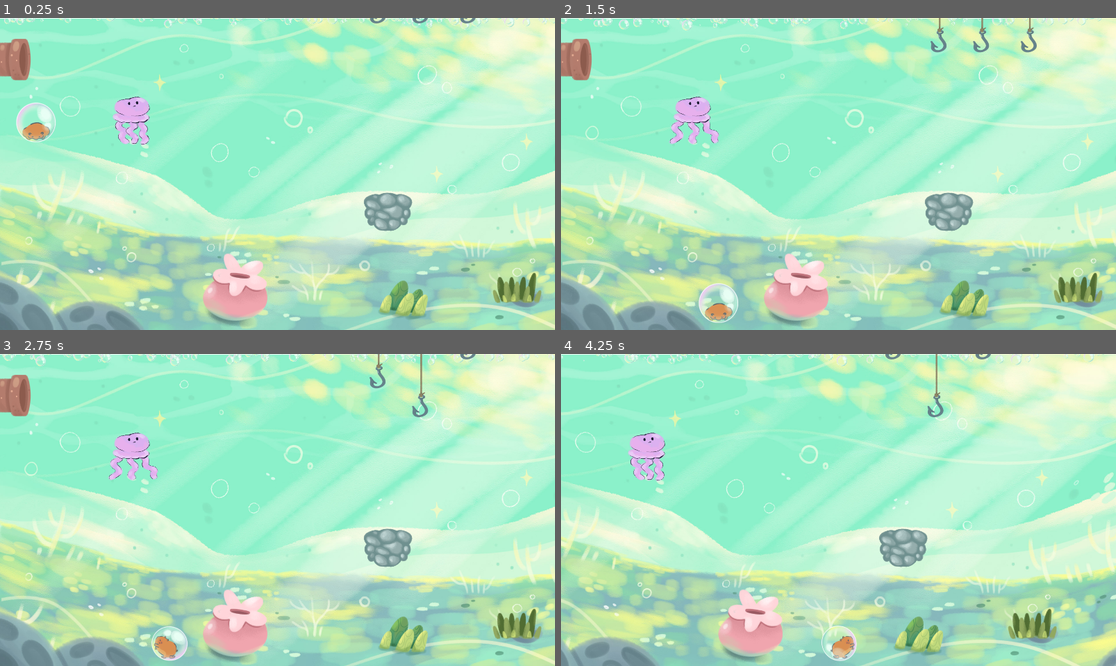
Above: before the commit, frames 1-4 (two rows, left to right).
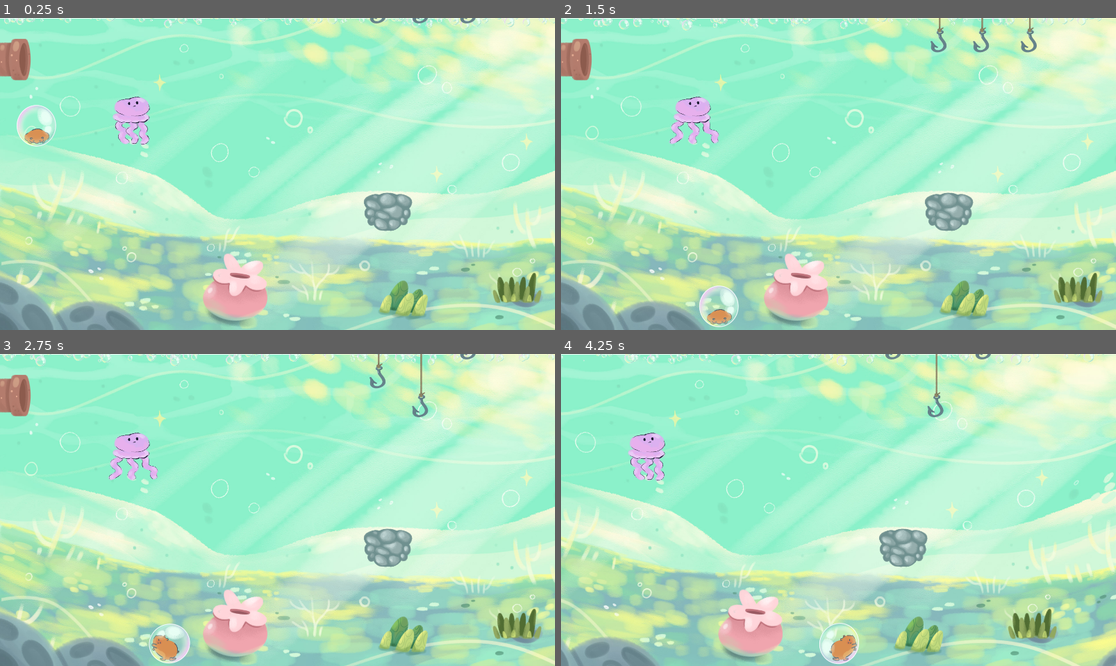
Above: after the commit, the same moments.

Repository: FedeAdra25/gamejam2025
Game: Godot game, scene res://levels/level_1.tscn
Two runs of this game, one before a commit and one after it. Both use one fixed random seed, a clock stepped at 60 frames per second and the inputs below. The engine's default icon, where the game draws it, is replaced by a stand-in: a white triangle on a blue panel in a dark square.
Inputs (mouse positions are in pixels of both pictures, inside the frame that each line leads up to):
- Up to frame 1 (0.25 s): no input
- Up to frame 2 (1.5 s): move the mouse to (960, 158) at 0.52 s; hold D (right) from 0.53 s (still down); click (960, 158) at 0.67 s; tap Space (jump) at 0.77 s; move the mouse to (727, 189) at 1.27 s
- Up to frame 3 (2.75 s): tap Space (jump) at 1.52 s; move the mouse to (333, 441) at 2.02 s; release D (right) at 2.03 s; hold A (left) from 2.03 s (still down)
- Up to frame 4 (4.25 s): move the mouse to (810, 572) at 2.77 s; release A (left) at 2.78 s; hold D (right) from 2.78 s (still down); click (810, 572) at 2.92 s; tap Space (jump) at 3.02, 3.77 s; move the mouse to (1005, 556) at 3.52 s

The runs differ from the first frame. In frame 1, 0.4% of the frame differs, in the area x 2-11%, y 26-42%; in frame 2, 0.4%; in frame 3, 0.4%; in frame 4, 0.5%, in the area x 46-54%, y 86-100%.
Error in both runs: Invalid access to property or key 'position' on a base object of type 'null instance'. (res://scripts/camera_follow.gd:9)

Commit message:
Hamster animation fix bug link no mega

Diff:
--- a/bombon/scenes/playerrb.tscn
+++ b/bombon/scenes/playerrb.tscn
@@ -1,46 +1,95 @@
-[gd_scene load_steps=17 format=3 uid="uid://575duwk8wwow"]
+[gd_scene load_steps=22 format=3 uid="uid://575duwk8wwow"]
 
 [ext_resource type="Script" path="res://scripts/player_phisics.gd" id="1_fp43i"]
 [ext_resource type="AudioStream" uid="uid://df6cfmdsdgeht" path="res://sfx/Burbuja Explotando 3.ogg" id="2_802le"]
 [ext_resource type="Script" path="res://scripts/sprite_follow_player.gd" id="3_0ttpv"]
 [ext_resource type="AudioStream" uid="uid://dxlr2o0ic2vlg" path="res://sfx/Burbuja Salto 2.ogg" id="3_6n3w5"]
-[ext_resource type="Texture2D" uid="uid://bec4jdelqaeem" path="res://sprites/hamster_falling.png" id="4_lrvxn"]
-[ext_resource type="Texture2D" uid="uid://dboeba8hfc38q" path="res://sprites/hamster_going_up.png" id="5_d8ns0"]
-[ext_resource type="Texture2D" uid="uid://bxj465fnmb5n" path="res://sprites/hamster_idle.png" id="5_escle"]
-[ext_resource type="Texture2D" uid="uid://cnu4jjymkon2s" path="res://sprites/hamster_animation_run_spritesheet_resize.png" id="6_6jqc4"]
+[ext_resource type="Texture2D" uid="uid://o5p2vi1u1ekb" path="res://sprites/hamster_animation_spritesheet.png" id="4_bluwc"]
 
 [sub_resource type="CircleShape2D" id="CircleShape2D_m7yw4"]
 radius = 60.0333
 
-[sub_resource type="AtlasTexture" id="AtlasTexture_emt1n"]
-atlas = ExtResource("6_6jqc4")
-region = Rect2(0, 0, 144, 144)
+[sub_resource type="AtlasTexture" id="AtlasTexture_jfrvx"]
+atlas = ExtResource("4_bluwc")
+region = Rect2(0, 0, 488, 488)
 
-[sub_resource type="AtlasTexture" id="AtlasTexture_idio6"]
-atlas = ExtResource("6_6jqc4")
-region = Rect2(144, 0, 144, 144)
+[sub_resource type="AtlasTexture" id="AtlasTexture_r2a0r"]
+atlas = ExtResource("4_bluwc")
+region = Rect2(0, 976, 488, 488)
 
-[sub_resource type="AtlasTexture" id="AtlasTexture_qpkak"]
-atlas = ExtResource("6_6jqc4")
-region = Rect2(288, 0, 144, 144)
+[sub_resource type="AtlasTexture" id="AtlasTexture_csrwu"]
+atlas = ExtResource("4_bluwc")
+region = Rect2(488, 976, 488, 488)
 
-[sub_resource type="AtlasTexture" id="AtlasTexture_7wsi5"]
-atlas = ExtResource("6_6jqc4")
-region = Rect2(0, 144, 144, 144)
+[sub_resource type="AtlasTexture" id="AtlasTexture_h3ew0"]
+atlas = ExtResource("4_bluwc")
+region = Rect2(976, 976, 488, 488)
 
-[sub_resource type="AtlasTexture" id="AtlasTexture_8o7ar"]
-atlas = ExtResource("6_6jqc4")
-region = Rect2(144, 144, 144, 144)
+[sub_resource type="AtlasTexture" id="AtlasTexture_82bmi"]
+atlas = ExtResource("4_bluwc")
+region = Rect2(1952, 488, 488, 488)
 
-[sub_resource type="AtlasTexture" id="AtlasTexture_cn0tq"]
-atlas = ExtResource("6_6jqc4")
-region = Rect2(288, 144, 144, 144)
+[sub_resource type="AtlasTexture" id="AtlasTexture_0c7wv"]
+atlas = ExtResource("4_bluwc")
+region = Rect2(1464, 488, 488, 488)
+
+[sub_resource type="AtlasTexture" id="AtlasTexture_dgkno"]
+atlas = ExtResource("4_bluwc")
+region = Rect2(0, 0, 488, 488)
+
+[sub_resource type="AtlasTexture" id="AtlasTexture_wuogh"]
+atlas = ExtResource("4_bluwc")
+region = Rect2(976, 488, 488, 488)
+
+[sub_resource type="AtlasTexture" id="AtlasTexture_ecggr"]
+atlas = ExtResource("4_bluwc")
+region = Rect2(488, 0, 488, 488)
+
+[sub_resource type="AtlasTexture" id="AtlasTexture_f705x"]
+atlas = ExtResource("4_bluwc")
+region = Rect2(976, 0, 488, 488)
+
+[sub_resource type="AtlasTexture" id="AtlasTexture_m7xuf"]
+atlas = ExtResource("4_bluwc")
+region = Rect2(1464, 0, 488, 488)
+
+[sub_resource type="AtlasTexture" id="AtlasTexture_1sebb"]
+atlas = ExtResource("4_bluwc")
+region = Rect2(1952, 0, 488, 488)
+
+[sub_resource type="AtlasTexture" id="AtlasTexture_rqvap"]
+atlas = ExtResource("4_bluwc")
+region = Rect2(0, 488, 488, 488)
+
+[sub_resource type="AtlasTexture" id="AtlasTexture_07bvc"]
+atlas = ExtResource("4_bluwc")
+region = Rect2(488, 488, 488, 488)
 
 [sub_resource type="SpriteFrames" id="SpriteFrames_m4nii"]
 animations = [{
 "frames": [{
 "duration": 1.0,
-"texture": ExtResource("4_lrvxn")
+"texture": SubResource("AtlasTexture_jfrvx")
+}, {
+"duration": 1.0,
+"texture": SubResource("AtlasTexture_r2a0r")
+}, {
+"duration": 1.0,
+"texture": SubResource("AtlasTexture_csrwu")
+}, {
+"duration": 1.0,
+"texture": SubResource("AtlasTexture_h3ew0")
+}, {
+"duration": 1.0,
+"texture": SubResource("AtlasTexture_82bmi")
+}],
+"loop": false,
+"name": &"die",
+"speed": 5.0
+}, {
+"frames": [{
+"duration": 1.0,
+"texture": SubResource("AtlasTexture_0c7wv")
 }],
 "loop": false,
 "name": &"down",
@@ -48,7 +97,7 @@
 }, {
 "frames": [{
 "duration": 1.0,
-"texture": ExtResource("5_escle")
+"texture": SubResource("AtlasTexture_dgkno")
 }],
 "loop": true,
 "name": &"idle",
@@ -56,7 +105,7 @@
 }, {
 "frames": [{
 "duration": 1.0,
-"texture": ExtResource("5_d8ns0")
+"texture": SubResource("AtlasTexture_wuogh")
 }],
 "loop": false,
 "name": &"up",
@@ -64,22 +113,22 @@
 }, {
 "frames": [{
 "duration": 1.0,
-"texture": SubResource("AtlasTexture_emt1n")
+"texture": SubResource("AtlasTexture_ecggr")
 }, {
 "duration": 1.0,
-"texture": SubResource("AtlasTexture_idio6")
+"texture": SubResource("AtlasTexture_f705x")
 }, {
 "duration": 1.0,
-"texture": SubResource("AtlasTexture_qpkak")
+"texture": SubResource("AtlasTexture_m7xuf")
 }, {
 "duration": 1.0,
-"texture": SubResource("AtlasTexture_7wsi5")
+"texture": SubResource("AtlasTexture_1sebb")
 }, {
 "duration": 1.0,
-"texture": SubResource("AtlasTexture_8o7ar")
+"texture": SubResource("AtlasTexture_rqvap")
 }, {
 "duration": 1.0,
-"texture": SubResource("AtlasTexture_cn0tq")
+"texture": SubResource("AtlasTexture_07bvc")
 }],
 "loop": true,
 "name": &"walk",
@@ -111,8 +160,9 @@
 [node name="RemoteTransform2D" type="RemoteTransform2D" parent="PlayerPhysics"]
 
 [node name="Sprite2D" type="AnimatedSprite2D" parent="."]
+scale = Vector2(0.339608, 0.339608)
 sprite_frames = SubResource("SpriteFrames_m4nii")
-animation = &"idle"
+animation = &"walk"
 script = ExtResource("3_0ttpv")
 
 [connection signal="body_exited" from="PlayerPhysics" to="PlayerPhysics" method="_on_body_exited"]
Binary file added: bombon/sprites/hamster_animation_spritesheet.png
Not shown, added: bombon/sprites/hamster_animation_spritesheet.png.import
